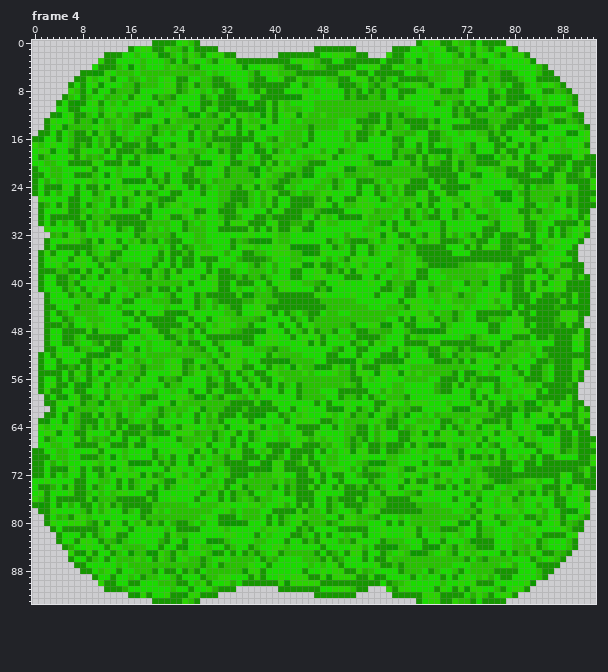
Pixel-art file, stored at Assets/Sprites/Trevor Folder/Magic Damage/Posion Ball Cloud.aseprite. The picture above was drawn from the file before the commit.
94x94 pixels, 20 frames. Shown: frame 4. The commit also changed other frames, which this record leaves out.
The result:
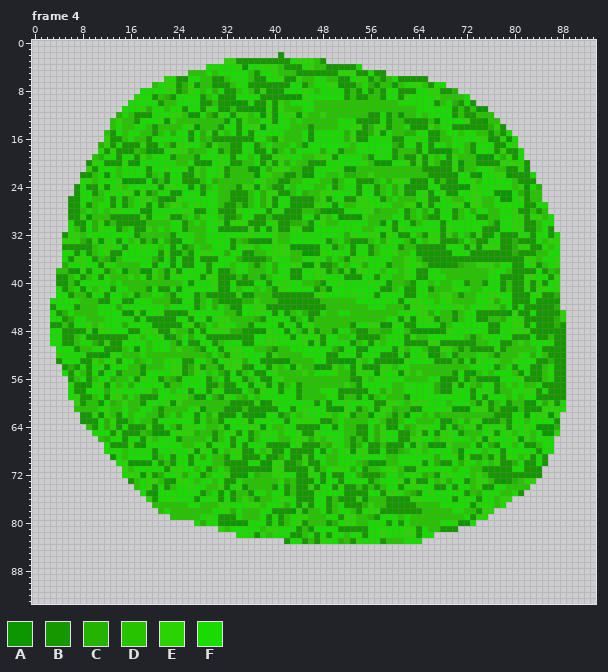
Palette (. is transparent): A #0c9700  B #169700  C #24b400  D #27c300  E #2ad400  F #1adb00
The edit:
Changed rows in their new state; - is an unchanged pixel.
Frame 4:
first column x 0:
 0 --------------------........------------------------------------...............---------------
 1 ----------------...............----------------.......------.....................-------------
 2 ------------......................--------..............---........................-----------
 3 -----------.....................-----------------...................................----------
 4 ----------...................--------------------------...............................--------
 5 --------..................---------------------------------............................-------
 6 -------...............--------------------------------------------......................------
 7 ------..............-------------------------------------------------....................-----
 8 ------............-----------------------------------------------------...................----
 9 -----............--------------------------------------------------------..................---
10 ----............----------------------------------------------------------.................---
11 ----...........-------------------------------------------------------------...............---
12 ---...........---------------------------------------------------------------...............--
13 --...........-----------------------------------------------------------------..............--
14 --...........------------------------------------------------------------------..............-
15 -...........--------------------------------------------------------------------.............-
16 ............---------------------------------------------------------------------............-
17 ...........----------------------------------------------------------------------............-
18 ...........-----------------------------------------------------------------------...........-
19 ..........------------------------------------------------------------------------............
20 .........--------------------------------------------------------------------------...........
21 .........--------------------------------------------------------------------------...........
22 ........----------------------------------------------------------------------------..........
23 ........----------------------------------------------------------------------------..........
24 .......------------------------------------------------------------------------------.........
25 .......------------------------------------------------------------------------------.........
26 -.....-------------------------------------------------------------------------------.........
27 -.....--------------------------------------------------------------------------------........
28 -.....--------------------------------------------------------------------------------.......-
29 -.....---------------------------------------------------------------------------------......-
30 -.....---------------------------------------------------------------------------------......-
31 --....---------------------------------------------------------------------------------......-
32 ---..-----------------------------------------------------------------------------------.....-
33 --...-----------------------------------------------------------------------------------....--
34 --...-----------------------------------------------------------------------------------...---
35 -....-----------------------------------------------------------------------------------...---
36 -....-----------------------------------------------------------------------------------...---
37 -....-----------------------------------------------------------------------------------....--
38 -...------------------------------------------------------------------------------------....--
39 -...------------------------------------------------------------------------------------.....-
40 -...------------------------------------------------------------------------------------.....-
41 -...------------------------------------------------------------------------------------.....-
42 --..------------------------------------------------------------------------------------.....-
43 --.-------------------------------------------------------------------------------------.....-
44 --.-------------------------------------------------------------------------------------.....-
45 --.--------------------------------------------------------------------------------------....-
46 --.--------------------------------------------------------------------------------------...--
47 --.--------------------------------------------------------------------------------------...--
48 --.--------------------------------------------------------------------------------------....-
49 --.--------------------------------------------------------------------------------------....-
50 --.--------------------------------------------------------------------------------------....-
51 --..-------------------------------------------------------------------------------------....-
52 -...-------------------------------------------------------------------------------------....-
53 -...-------------------------------------------------------------------------------------....-
54 -....------------------------------------------------------------------------------------....-
55 -....------------------------------------------------------------------------------------...--
56 -.....-----------------------------------------------------------------------------------...--
57 -.....-----------------------------------------------------------------------------------..---
58 -.....-----------------------------------------------------------------------------------..---
59 --....-----------------------------------------------------------------------------------..---
60 --.....----------------------------------------------------------------------------------...--
61 ---....----------------------------------------------------------------------------------....-
62 --......--------------------------------------------------------------------------------.....-
63 -.......--------------------------------------------------------------------------------.....-
64 -........-------------------------------------------------------------------------------.....-
65 -.........------------------------------------------------------------------------------.....-
66 -..........----------------------------------------------------------------------------.......
67 -...........---------------------------------------------------------------------------.......
68 ............---------------------------------------------------------------------------.......
69 .............-------------------------------------------------------------------------........
70 ..............------------------------------------------------------------------------........
71 ...............----------------------------------------------------------------------.........
72 ...............----------------------------------------------------------------------.........
73 ................--------------------------------------------------------------------..........
74 .................------------------------------------------------------------------...........
75 ..................----------------------------------------------------------------...........-
76 ...................-------------------------------------------------------------.............-
77 ....................-----------------------------------------------------------..............-
78 -....................--------------------------------------------------------................-
79 --.....................-----------------------------------------------------.................-
80 --.........................-----------------------------------------------..................--
81 ---............................----------------------------------------.....................--
82 ----..............................---------------------------------........................---
83 ----......................................-----------------------..........................---
84 -----......................................................................................---
85 ------....................................................................................----
86 ------...................................................................................-----
87 -------.................................................................................------
88 --------...............................................................................-------
89 ----------............................................................................--------
90 -----------.........................................................................----------
91 ------------......................-------...............---........................-----------
92 ----------------...............----------------.......------.....................-------------
93 --------------------........------------------------------------...............---------------
Changed places in both pictures, as pixel boxes (x1, y1, x2, y2):
erased: (32, 40, 596, 604)
